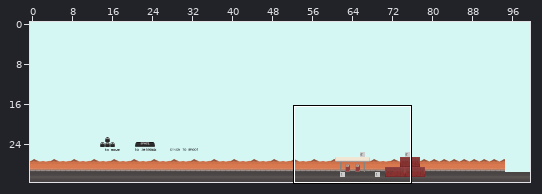
An edit to a level. Tiled map, levels/level1.tmx. The picture above shows the old version from afar; the outline marks the close-up.
Close-up. Old version:
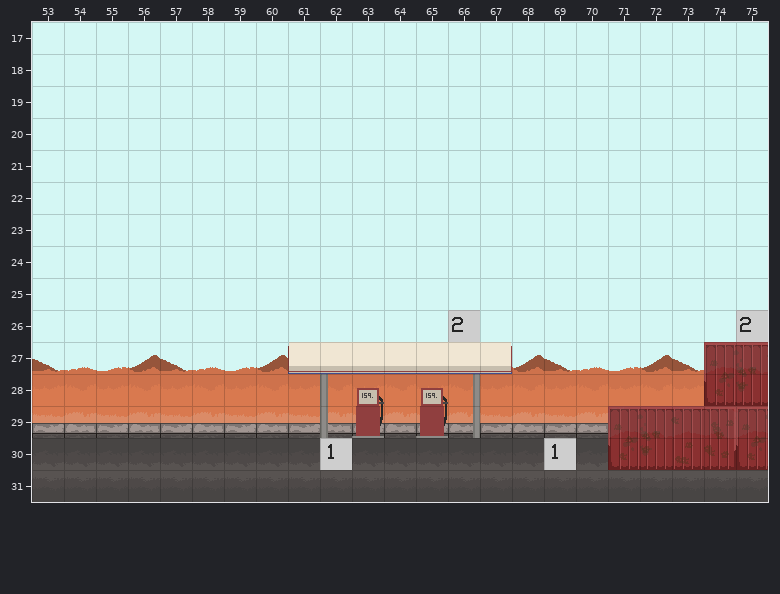
Cells are 32x32 px. Shown: x 53..75, y 17..31.
After the commit:
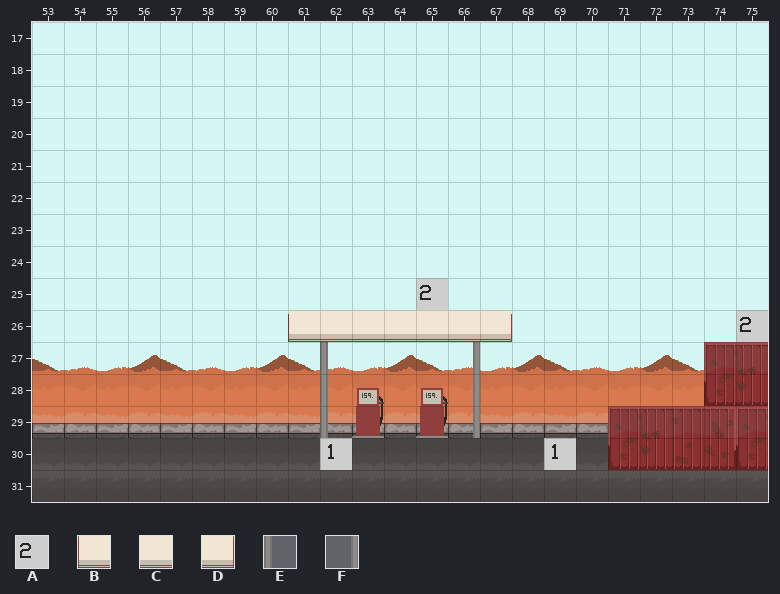
Key: from "enemyhints": A 1; from "tiles": B 80, C 81, D 84, E 97, F 99.
_ is an empty cell.
Tiles replaced or removed in this view: A, B, C, D.
Diff:
Changed rows in their new state; . is an unchanged cell.
Layer "background3":
first column x 61:
26 F.....
27 .E...F
Layer "foreground":
first column x 61:
26 BCCCCCD
27 _______
Layer "enemies":
first column x 65:
25 A.
26 ._
Pixel boxes of the changes (left, top, right, bottom) in both close-ups:
changed: (288, 278, 512, 374)
